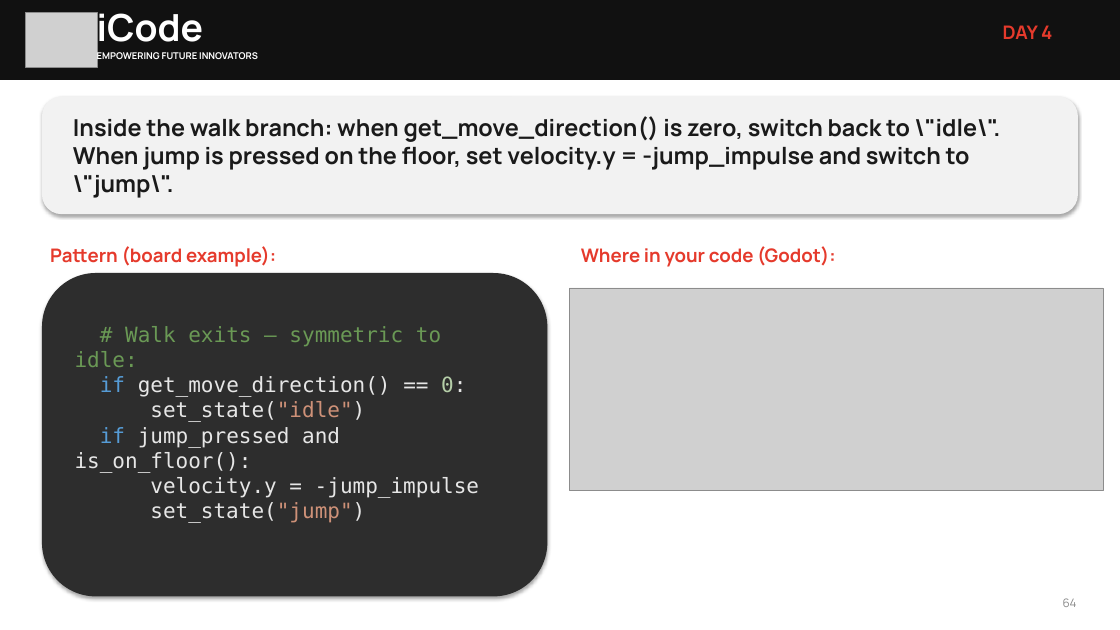
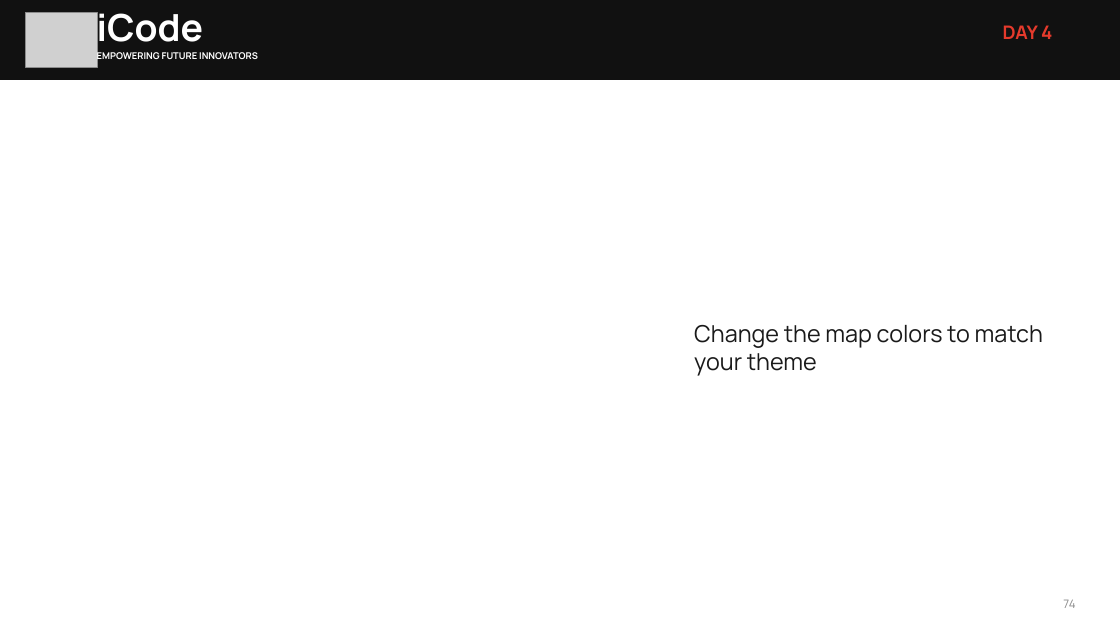
Before and after one commit to Westopoli/iCodeVRCamp, a slide deck: slide 64 of slides/Final Slides/Day4.pptx (slide 59 before the commit). Drawn at 1120x630 pixels with LibreOffice and Linux fonts; fonts in the diff are those of the drawing; grey boxes stand for pictures. Boxes give left, top, right and bottom in pixels: in the first picture for what was removed or moved away, otherwise in the second. Text is boxed around its words. In the diff, an @@ line names an element or a change of style, - is before the commit and + after.

```diff
--- a/slides/Final Slides/Day4.pptx
+++ b/slides/Final Slides/Day4.pptx
@@ rounded rectangle removed at <box>42,97,1078,214</box> @@
-Inside the walk branch: when get_move_direction() is zero, switch back to \"idle\". When jump is pressed on the floor, set velocity.y = -jump_impulse and switch to \"jump\".
@@ text removed at <box>50,246,276,267</box> @@
-Pattern (board example):
@@ text removed at <box>581,246,835,267</box> @@
-Where in your code (Godot):
@@ rounded rectangle removed at <box>42,273,548,597</box> @@
-# Walk exits — symmetric to idle:
-if get_move_direction() == 0:
-set_state("idle")
-if jump_pressed and is_on_floor():
-velocity.y = -jump_impulse
-set_state("jump")
@@ picture removed at <box>570,288,1104,491</box> @@
@@ text added at <box>694,325,1043,376</box>, 20 pt, text #1A1A1A @@
+Change the map colors to match your theme
@@ text at <box>1063,599,1075,608</box>: text changed @@
-64
+74
```
Also in this commit, not shown: 48 other slides changed, 3 slides added, 10 slides removed, 28 other files.
